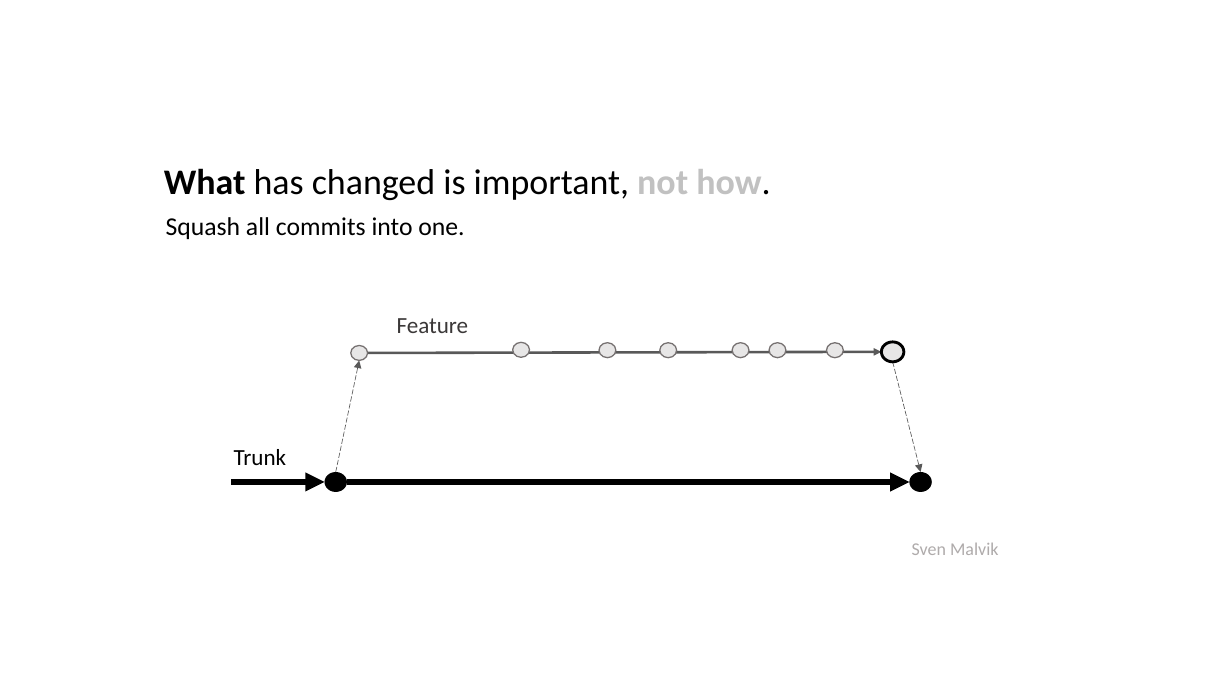
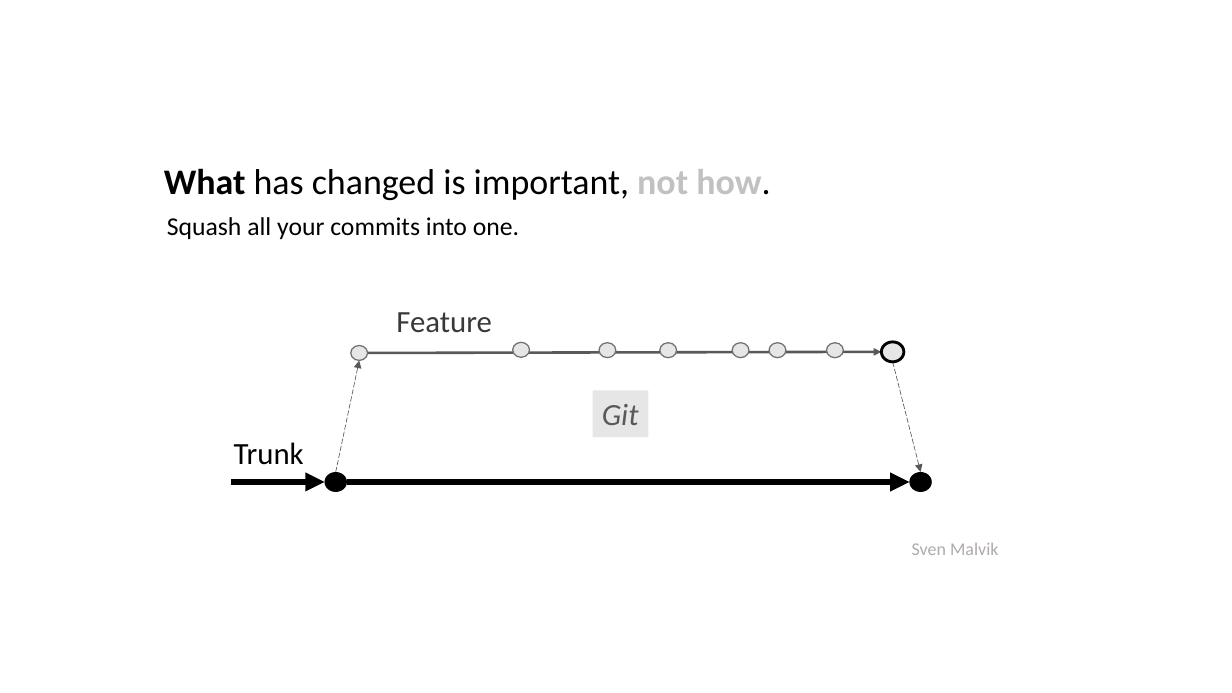
Before and after one commit to svenmalvik/insights, a slide deck: slide 1 of git/squash.pptx. Drawn at 1232x693 pixels with LibreOffice and Linux fonts; fonts in the diff are those of the drawing. Boxes give left, top, right and bottom in pixels: in the first picture for what was removed or moved away, otherwise in the second. Text is boxed around its words. In the diff, an @@ line names an element or a change of style, - is before the commit and + after.

```diff
--- a/git/squash.pptx
+++ b/git/squash.pptx
@@ text at bbox=[167, 217, 519, 239]: text changed @@
-Squash all commits into one.
+Squash all your commits into one.
@@ text "Feature" at bbox=[396, 312, 492, 333]: size 18 to 24 pt @@
@@ rectangle added at bbox=[593, 391, 649, 437], fill #E7E6E6, 24 pt, text #595959, italic @@
+Git
@@ text "Trunk": place and size @@
-text "Trunk" at bbox=[234, 449, 287, 465]
+text "Trunk" at bbox=[234, 442, 304, 465]
@@ text "Trunk" at bbox=[234, 442, 304, 465]: size 18 to 24 pt @@
```
Also in this commit, not shown: 1 other file.
